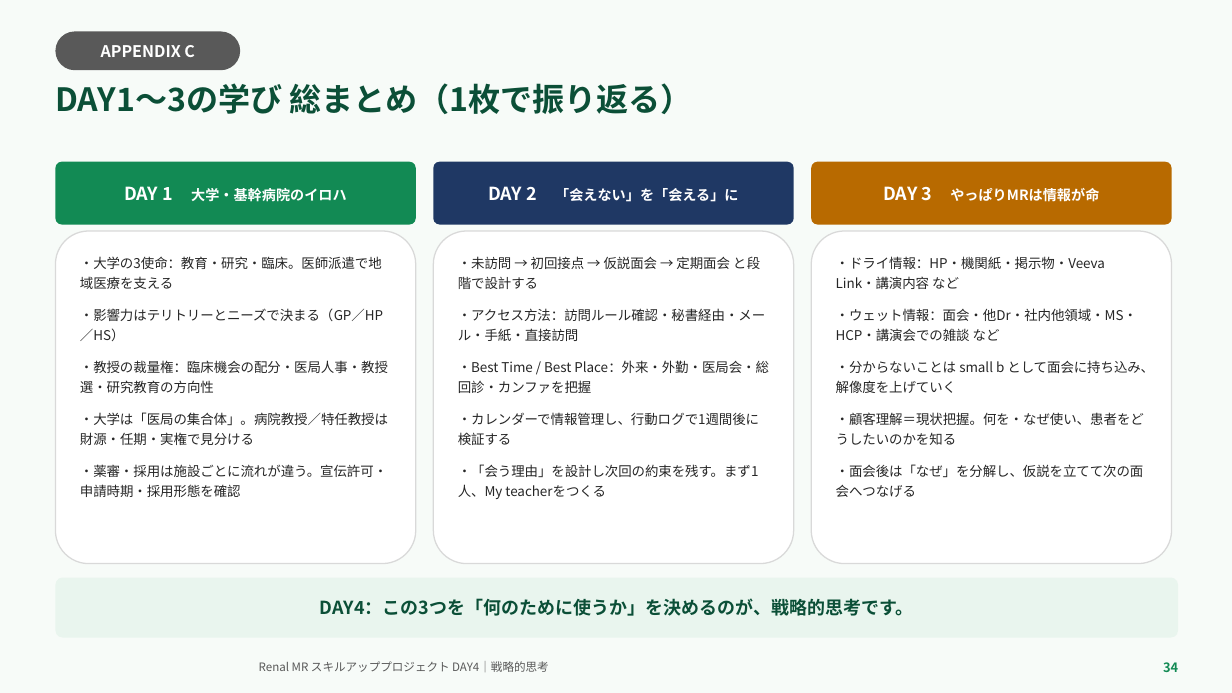
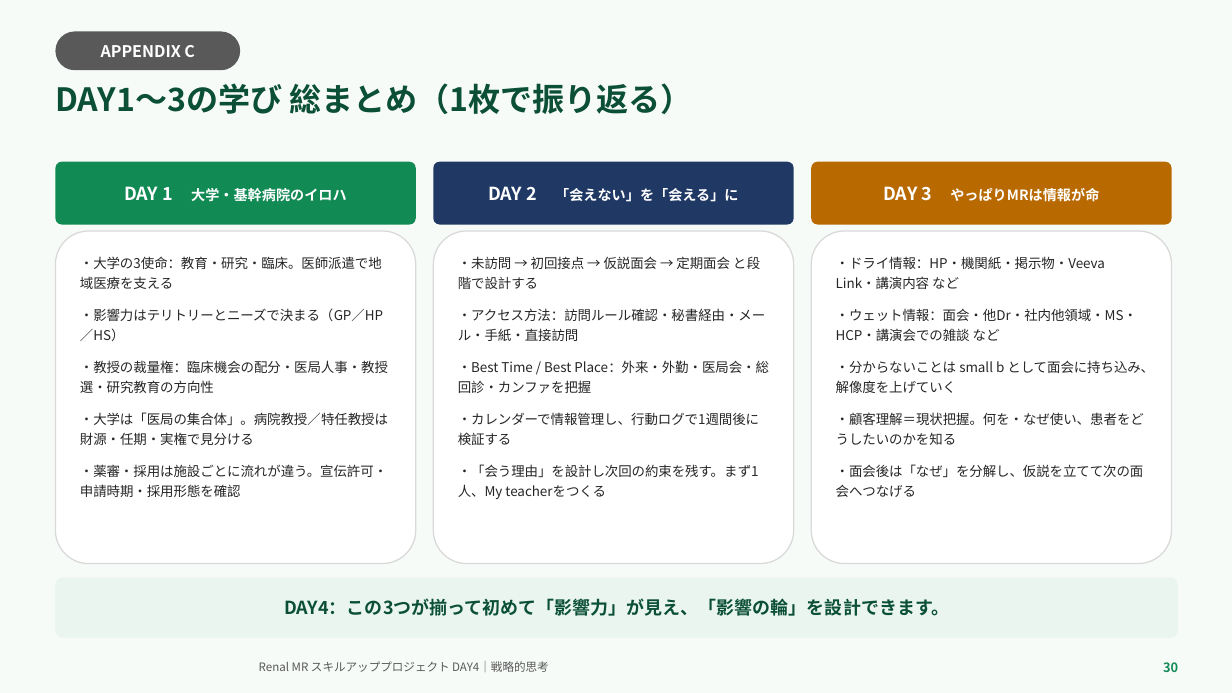
Before and after one commit to TAKUYA-1187/Claude, a slide deck: slide 30 of novartis_training/DAY4_ちょっと分かるだけで世界が変わる.pptx (slide 34 before the commit). Drawn at 1232x693 pixels with LibreOffice and Linux fonts; fonts in the diff are those of the drawing; background and template pictures are left out. Boxes give left, top, right and bottom in pixels: in the first picture for what was removed or moved away, otherwise in the second. Text is boxed around its words. In the diff, an @@ line names an element or a change of style, - is before the commit and + after.

```diff
--- a/novartis_training/DAY4_ちょっと分かるだけで世界が変わる.pptx
+++ b/novartis_training/DAY4_ちょっと分かるだけで世界が変わる.pptx
@@ text in rounded rectangle at (284,598,949,616): text changed @@
-DAY4：この3つを「何のために使うか」を決めるのが、戦略的思考です。
+DAY4：この3つが揃って初めて「影響力」が見え、「影響の輪」を設計できます。
@@ text at (1163,662,1178,672): text changed @@
-34
+30
```
Also in this commit, not shown: 23 other slides changed, 2 slides added, 6 slides removed, 2 other files.
